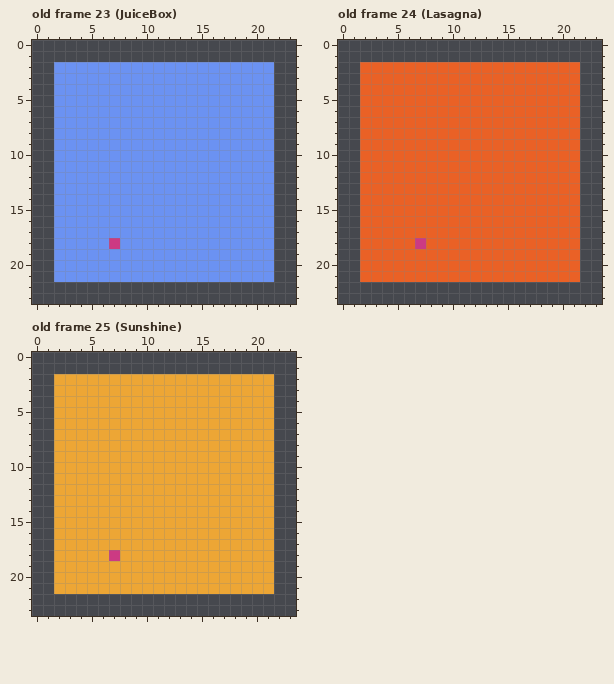
Pixel-art file: resources/atlas/box.aseprite. The picture above was drawn from the file before the commit.
24x24 pixels, 25 frames. Shown: old frame 23 (JuiceBox), old frame 24 (Lasagna), old frame 25 (Sunshine). The commit also changed other frames, which this record leaves out.
After the commit:
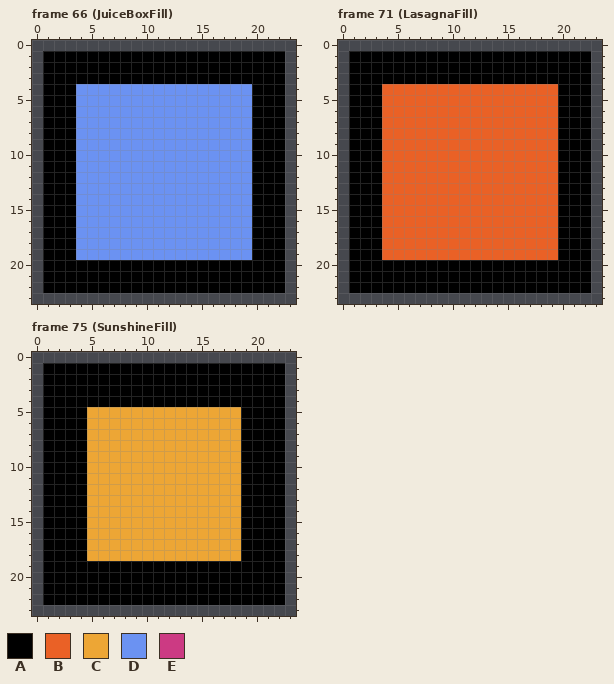
Palette (. is transparent): A #000000  B #ea6126  C #eda635  D #6b92f2  E #cc3a83
A new or re-ordered frame is compared with the old frame closest to it.
Difference:
frames 25 -> 80
layer "Layer 2" added
Changed rows in their new state; - is an unchanged pixel.
Frame 66 (JuiceBoxFill) is new; against old frame 23 (JuiceBox), layers "Layer 1", "Layer", "Layer 2":
first column x 1:
 1 AAAAAAAAAAAAAAAAAAAAAA
 2 AAAAAAAAAAAAAAAAAAAAAA
 3 AAAAAAAAAAAAAAAAAAAAAA
 4 AAA----------------AAA
 5 AAA----------------AAA
 6 AAA----------------AAA
 7 AAA----------------AAA
 8 AAA----------------AAA
 9 AAA----------------AAA
10 AAA----------------AAA
11 AAA----------------AAA
12 AAA----------------AAA
13 AAA----------------AAA
14 AAA----------------AAA
15 AAA----------------AAA
16 AAA----------------AAA
17 AAA----------------AAA
18 AAA---D------------AAA
19 AAA----------------AAA
20 AAAAAAAAAAAAAAAAAAAAAA
21 AAAAAAAAAAAAAAAAAAAAAA
22 AAAAAAAAAAAAAAAAAAAAAA
Frame 71 (LasagnaFill) is new; against old frame 24 (Lasagna), layers "Layer 1", "Layer", "Layer 2":
first column x 1:
 1 AAAAAAAAAAAAAAAAAAAAAA
 2 AAAAAAAAAAAAAAAAAAAAAA
 3 AAAAAAAAAAAAAAAAAAAAAA
 4 AAA----------------AAA
 5 AAA----------------AAA
 6 AAA----------------AAA
 7 AAA----------------AAA
 8 AAA----------------AAA
 9 AAA----------------AAA
10 AAA----------------AAA
11 AAA----------------AAA
12 AAA----------------AAA
13 AAA----------------AAA
14 AAA----------------AAA
15 AAA----------------AAA
16 AAA----------------AAA
17 AAA----------------AAA
18 AAA---B------------AAA
19 AAA----------------AAA
20 AAAAAAAAAAAAAAAAAAAAAA
21 AAAAAAAAAAAAAAAAAAAAAA
22 AAAAAAAAAAAAAAAAAAAAAA
Frame 75 (SunshineFill) is new; against old frame 25 (Sunshine), layers "Layer 1", "Layer", "Layer 2":
first column x 1:
 1 AAAAAAAAAAAAAAAAAAAAAA
 2 AAAAAAAAAAAAAAAAAAAAAA
 3 AAAAAAAAAAAAAAAAAAAAAA
 4 AAAAAAAAAAAAAAAAAAAAAA
 5 AAAA--------------AAAA
 6 AAAA--------------AAAA
 7 AAAA--------------AAAA
 8 AAAA--------------AAAA
 9 AAAA--------------AAAA
10 AAAA--------------AAAA
11 AAAA--------------AAAA
12 AAAA--------------AAAA
13 AAAA--------------AAAA
14 AAAA--------------AAAA
15 AAAA--------------AAAA
16 AAAA--------------AAAA
17 AAAA--------------AAAA
18 AAAA--C-----------AAAA
19 AAAAAAAAAAAAAAAAAAAAAA
20 AAAAAAAAAAAAAAAAAAAAAA
21 AAAAAAAAAAAAAAAAAAAAAA
22 AAAAAAAAAAAAAAAAAAAAAA
